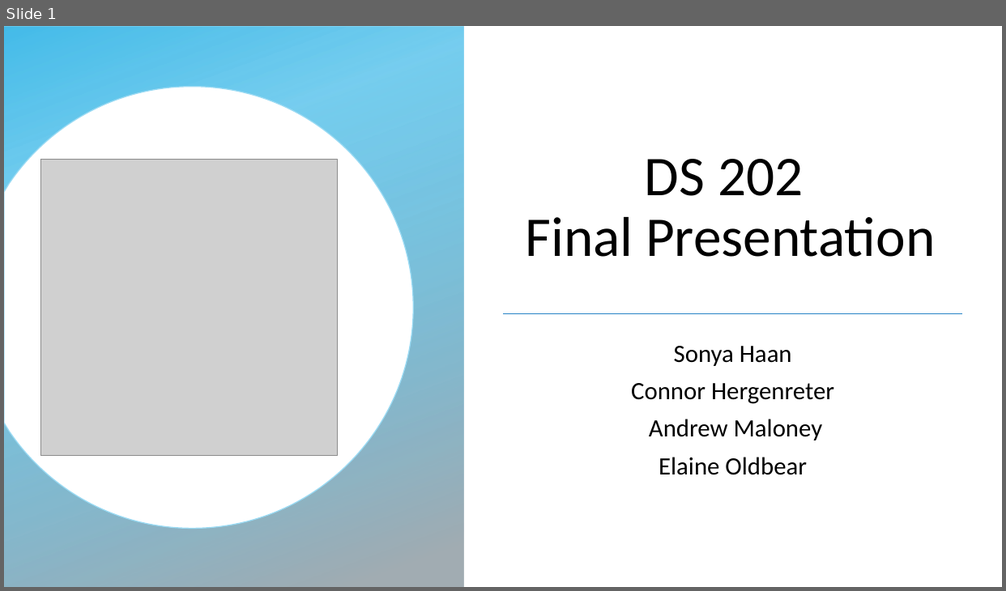
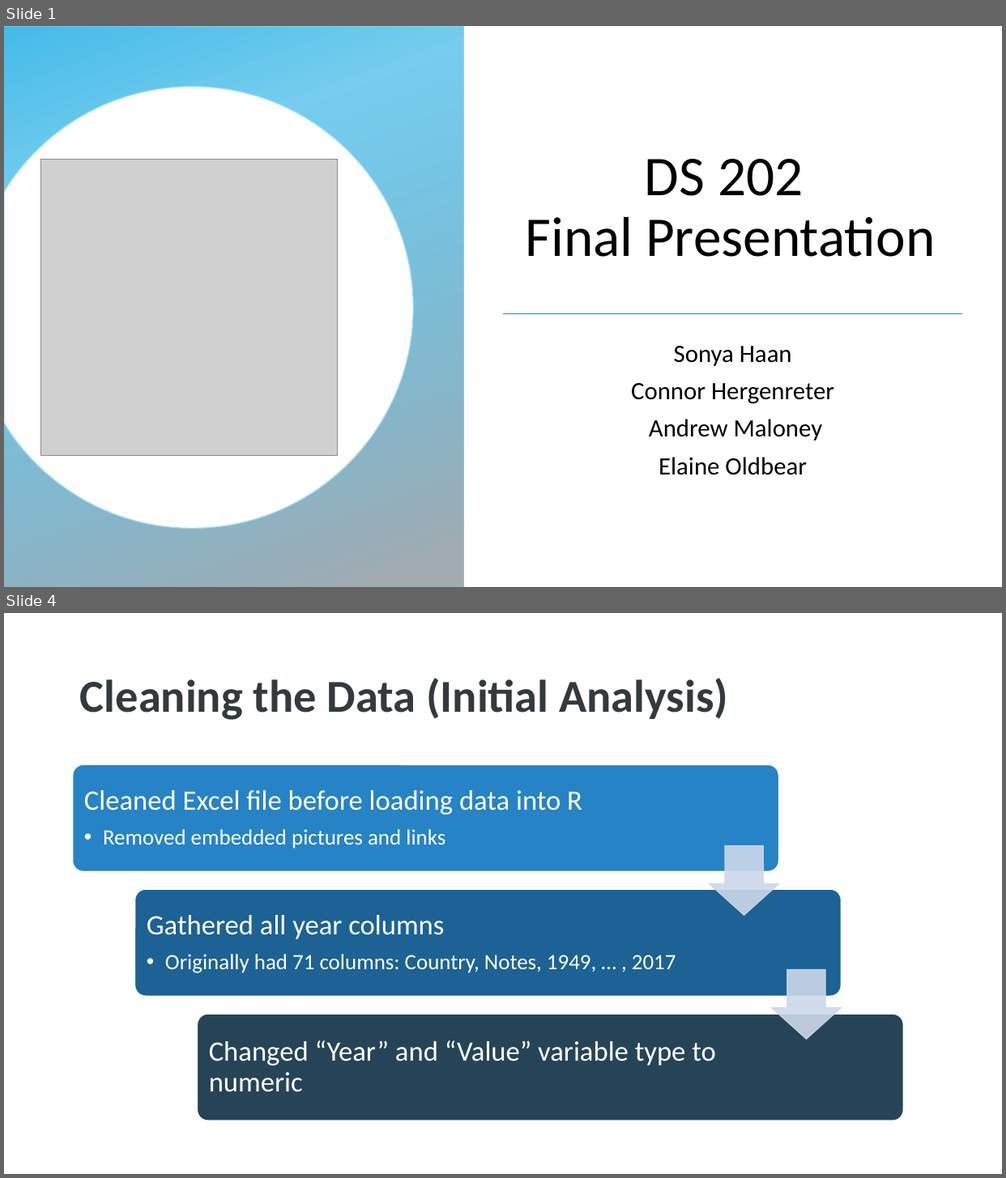
Before and after one commit to xazip/ds202_Final_Project, a slide deck: DS 202 Final Presentation.pptx. Shown one above the other, each under a label of ours: slide 1 before the commit, slides 1 and 4 after it; the slides between them are not shown. The pictures are 1006x591 and 1006x1178 pixels, drawn with LibreOffice and Linux fonts; fonts in the diff are those of the drawing; grey boxes stand for pictures; background and template pictures are left out. Boxes give left, top, right and bottom in pixels: in the first picture for what was removed or moved away, otherwise in the second. Text is boxed around its words. In the diff, an @@ line names an element or a change of style, - is before the commit and + after.

```diff
--- a/DS 202 Final Presentation.pptx
+++ b/DS 202 Final Presentation.pptx
@@ slide 4 added at [4, 613, 1002, 1174], background #FFFFFF @@
@@ title added at [80, 678, 728, 720], 44 pt, text #333A3E, bold @@
+Cleaning the Data (Initial Analysis)
@@ group added at [73, 765, 903, 1122]: 3 rounded rectangles, 3 texts, 2 down arrows @@
+Cleaned Excel file before loading data into R
+  • Removed embedded pictures and links
+Gathered all year columns
+  • Originally had 71 columns: Country, Notes, 1949, … , 2017
+Changed “Year” and “Value” variable type to numeric
```
Also in this commit, not shown: 8 slides changed, 2 other slides added.
